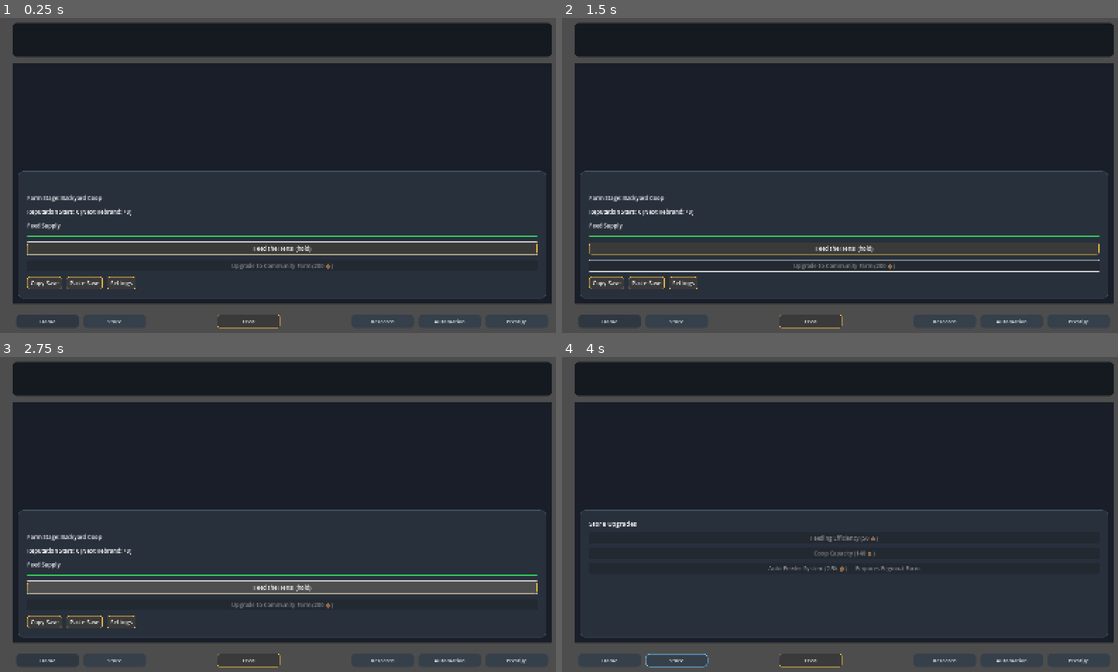
Above: before the commit, frames 1-4 (two rows, left to right).
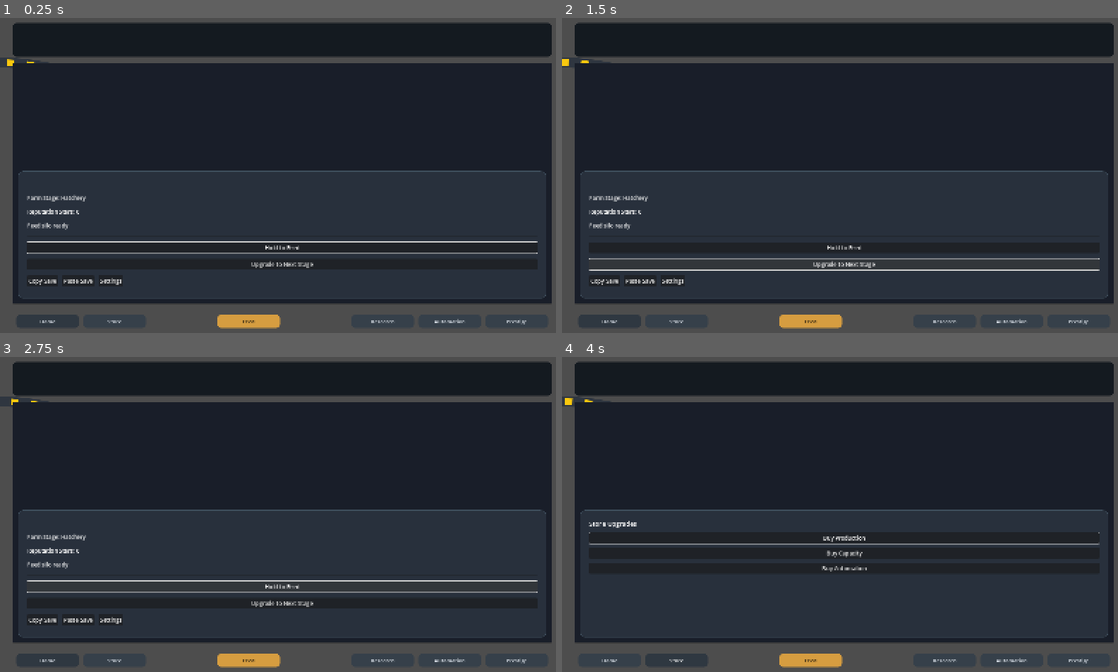
Above: after the commit, the same moments.

Repository: Balooog/Project_Yolkless
Game: Godot game, scene res://game/scenes/Main.tscn
Two runs of this game, one before a commit and one after it. Both use one fixed random seed, a clock stepped at 60 frames per second and the inputs below.
Inputs (mouse positions are in pixels of both pictures, inside the frame that each line leads up to):
- Up to frame 1 (0.25 s): no input
- Up to frame 2 (1.5 s): click (845, 263) at 0.5 s, where only the run after the commit has a clickable "Upgrade to Next Stage"; click (845, 263) at 1.25 s, where only the run after the commit has a clickable "Upgrade to Next Stage"
- Up to frame 3 (2.75 s): click "Feed the Hens! (hold)" (after the commit: "Hold to Feed") at 2 s
- Up to frame 4 (4 s): click "Home" at 2.75 s; click "Store" at 3.5 s

The runs differ from the first frame. In frame 1, 5.6% of the frame differs, in the area x 0-97%, y 12-99%; in frame 2, 6.8%; in frame 3, 5.6%; in frame 4, 1.6%.
Error after the commit: Parse Error: Unexpected "?" in source. If you want a ternary operator, use "truthy_value if true_condition else falsy_value". (res://game/scripts/Main.gd:927)

Commit message:
feat(automation): surface HUD scheduling info
PX: PX-013.2

Diff:
--- a/game/scripts/Main.gd
+++ b/game/scripts/Main.gd
@@ -91,6 +91,7 @@
 	Color(1.0, 0.753, 0.275, 1.0),
 	Color(0.757, 0.486, 0.455, 1.0)
 ]
+var _automation_refresh_timer: float = 0.0
 var _prototype_metrics := {
 	"credits": "₡ 0",
 	"storage": "Storage 0 / 0",
@@ -339,6 +340,10 @@
 func _process(delta: float) -> void:
 	_update_feed_ui()
 	_update_conveyor_spawn(delta)
+	_automation_refresh_timer += delta
+	if _automation_refresh_timer >= 0.5:
+		_automation_refresh_timer = 0.0
+		_refresh_prototype_automation_sheet()
 
 func _unhandled_input(event: InputEvent) -> void:
 	if event.is_action_pressed("ui_cancel"):
@@ -903,11 +908,60 @@
 	if not _prototype_available():
 		return
 	var payload := {
+		"info": _automation_info_text(),
 		"buttons": {
 			"auto_1": _prototype_button_state(btn_auto)
 		}
 	}
 	ui_prototype.update_automation(payload)
+
+func _automation_info_text() -> String:
+	if automation_service == null or not is_instance_valid(automation_service):
+		automation_service = _get_automation_service()
+	if automation_service == null:
+		return _strings_get("automation_info_unavailable", "Automation service unavailable")
+	var snapshot: Dictionary = automation_service.snapshot()
+	var lines: Array[String] = []
+	var global_enabled := bool(snapshot.get("global_enabled", true))
+	var power_ok := bool(snapshot.get("power_ok", true))
+	var state_key := global_enabled ? "automation_state_enabled" : "automation_state_disabled"
+	var state_text := _strings_get(state_key, global_enabled ? "Automation enabled" : "Automation paused")
+	if not power_ok:
+		var power_suffix := _strings_get("automation_state_power_limited", " — limited by power")
+		state_text += power_suffix
+	lines.append(state_text)
+	var targets_variant := snapshot.get("targets", {})
+	if targets_variant is Dictionary:
+		var targets_dict: Dictionary = targets_variant
+		for key_variant in targets_dict.keys():
+			var target_data: Dictionary = targets_dict[key_variant]
+			var name := _automation_target_label(String(key_variant))
+			var mode := int(target_data.get("mode", AutomationService.MODE_MANUAL))
+			var interval := float(target_data.get("interval", 0.0))
+			var remaining := float(target_data.get("remaining", interval))
+			var mode_label := _automation_mode_label(mode)
+			var line := "%s: %s" % [name, mode_label]
+			if mode == AutomationService.MODE_AUTO and global_enabled and power_ok and interval > 0.0:
+				line += " — " + _strings_get("automation_next_action", "next in {seconds}s").format({"seconds": _format_num(remaining, remaining >= 10.0 ? 0 : 1)})
+			lines.append(line)
+	return "\n".join(lines)
+
+func _automation_target_label(key: String) -> String:
+	var mapping := {
+		"economy_feed_autoburst": _strings_get("automation_target_autoburst", "Auto-feed bursts")
+	}
+	return String(mapping.get(key, key.capitalize()))
+
+func _automation_mode_label(mode: int) -> String:
+	match mode:
+		AutomationService.MODE_AUTO:
+			return _strings_get("automation_mode_auto", "Auto")
+		AutomationService.MODE_MANUAL:
+			return _strings_get("automation_mode_manual", "Manual")
+		AutomationService.MODE_OFF:
+			return _strings_get("automation_mode_off", "Off")
+		_:
+			return String(mode)
 
 func _on_prototype_feed_requested() -> void:
 	_attempt_feed_start("prototype")
--- a/src/services/AutomationService.gd
+++ b/src/services/AutomationService.gd
@@ -111,6 +111,26 @@
 	var tick_ms := float(Time.get_ticks_usec() - tick_start) / 1000.0
 	_record_stats_probe(tick_ms)
 
+func snapshot() -> Dictionary:
+	var result: Dictionary = {
+		"global_enabled": _global_enabled,
+		"power_ok": _power_ok,
+		"targets": {}
+	}
+	for key_variant in _targets.keys():
+		var key: StringName = StringName(key_variant)
+		var target: Dictionary = _targets[key]
+		var interval: float = float(target.get("interval", 0.0))
+		var elapsed: float = float(target.get("elapsed", 0.0))
+		var remaining: float = max(interval - elapsed, 0.0)
+		(result["targets"] as Dictionary)[String(key)] = {
+			"mode": int(target.get("mode", MODE_MANUAL)),
+			"interval": interval,
+			"elapsed": elapsed,
+			"remaining": remaining
+		}
+	return result
+
 func _emit_mode(key: StringName) -> void:
 	mode_changed.emit(key, int(_targets[key]["mode"]))
 
@@ -163,5 +183,22 @@
 		"service": "automation",
 		"tick_ms": tick_ms,
 		"auto_active": _active_auto_count(),
-		"power_state": 1.0 if _power_ok else 0.0
+		"power_state": 1.0 if _power_ok else 0.0,
+		"global_enabled": 1.0 if _global_enabled else 0.0,
+		"next_remaining": _next_remaining_time()
 	})
+
+func _next_remaining_time() -> float:
+	var best_remaining := 0.0
+	var found := false
+	for target_variant in _targets.values():
+		var target: Dictionary = target_variant
+		if int(target.get("mode", MODE_MANUAL)) != MODE_AUTO:
+			continue
+		var interval: float = float(target.get("interval", 0.0))
+		var elapsed: float = float(target.get("elapsed", 0.0))
+		var remaining: float = max(interval - elapsed, 0.0)
+		if not found or remaining < best_remaining:
+			best_remaining = remaining
+			found = true
+	return best_remaining if found else 0.0
Not shown, changed: docs/architecture/Implementation_TODO.md
Not shown, changed: docs/modules/automation.md
Not shown, changed: docs/prompts/PX-013.2.md
Not shown, changed: docs/quality/Telemetry_Replay.md
Not shown, changed: docs/roadmap/Shipping_Implementation_Plan.md
